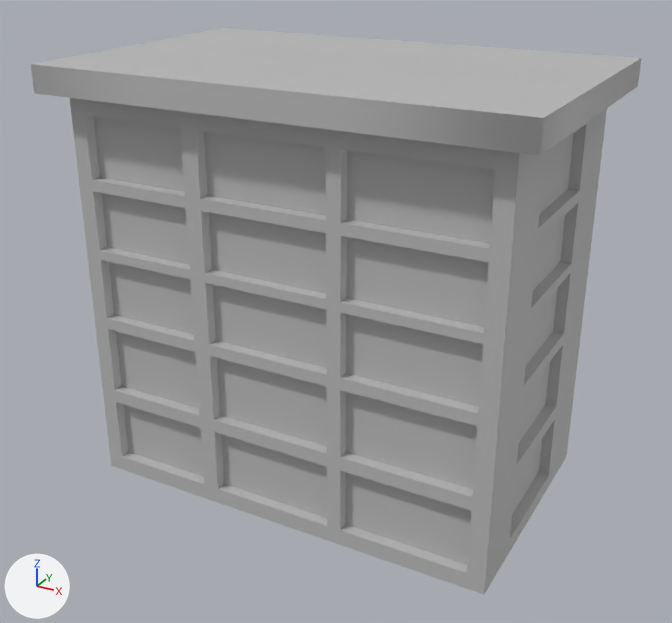
The FBX model Assets/Meshes/Building_Medium_Side_002.fbx as it was, and as the next commit left it.
One viewpoint serves both versions: a 50 mm lens placed at (38.8, -19.7, -16.9), pointed at (0.1, 50.5, -52.0). Arrows for +X, +Y and +Z are at lower left; the lights stay in place. Where no turn or scale is listed for an object, it has been applied to the vertices.

Names of what the first picture shows: 'Building_Medium_Side_002'.
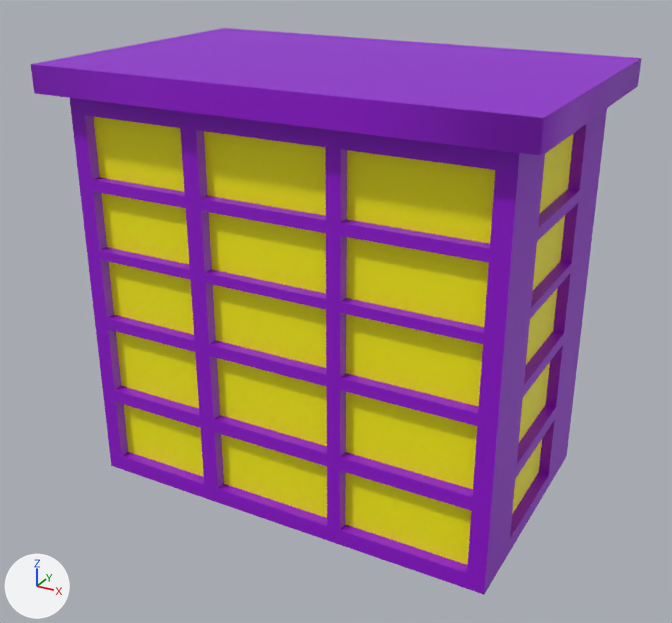
The newer file is also turned or shifted as a whole; pictures and numbers use the older file's frame.

The change in detail:
Material 'Windows' (mat_windows) is new.
Its base color is (1.0, 0.929, 0.0) (yellow #fff700).
Material 'MainBuilding' (mat_mainbuilding) is new.
Its base color is (0.29, 0.0, 0.663) (purple #9300d5).
me_mesh has 370 vertices, 396 faces and spans x -22.0..22.0, y -14.0..14.0, z -20.0..20.0.
me_mesh is used by ob_building_medium_side_002; location (0.0, 51.8, -49.3).
me_mesh part 1: 356 of the faces centred in x -22.0..22.0, y -14.0..14.0, z -20.0..20.0 switch from mat_lambert1 (grey #bcbcbc) to mat_mainbuilding (purple #9300d5).
me_mesh part 2: all 40 faces centred in x -19.0..19.0, y -11.0..11.0, z -15.3..12.9 switch from mat_lambert1 (grey #bcbcbc) to mat_windows (yellow #fff700).

What differs and where, as boxes [x1, y1, x2, y2] in the pictures (672 x 623 px):
part 1 of me_mesh, recoloured (grey to purple)
    both: [31, 28, 641, 595]
part 2 of me_mesh, recoloured (grey to yellow)
    both: [94, 117, 574, 565]
